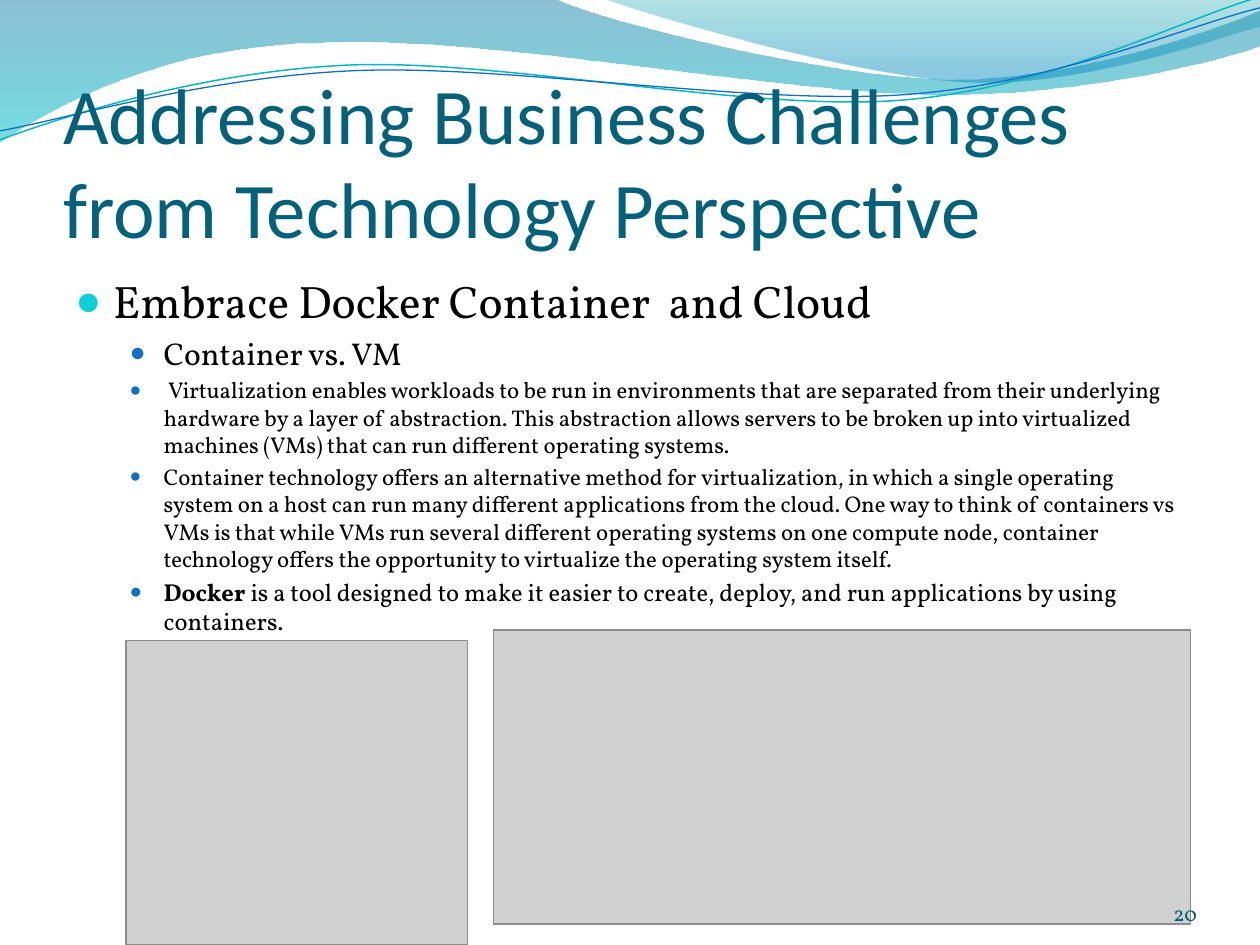
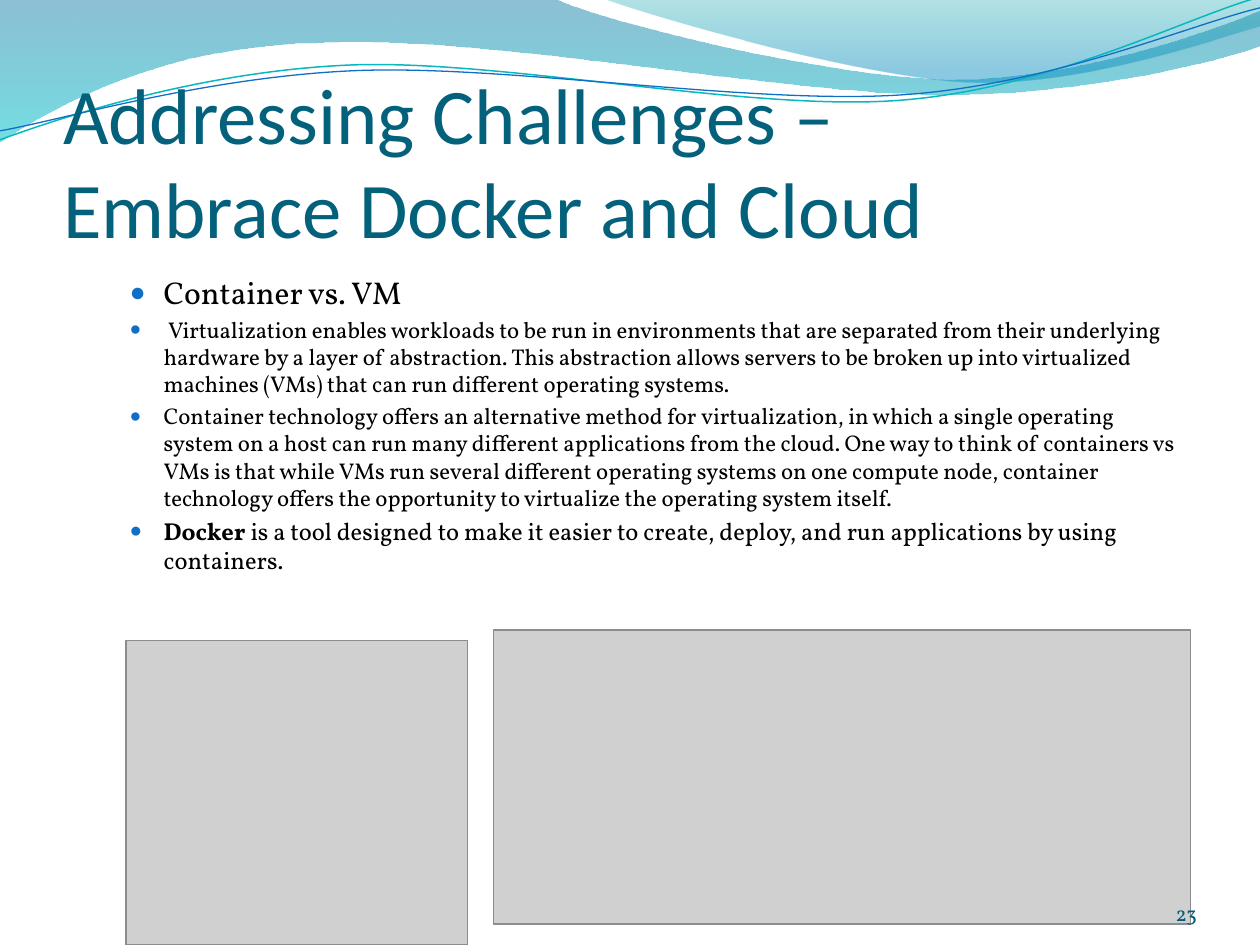
Before and after one commit to ignis01/aws101, a slide deck: slide 23 of cloud101.pptm (slide 20 before the commit). Drawn at 1260x945 pixels with LibreOffice and Linux fonts; fonts in the diff are those of the drawing; grey boxes stand for pictures; background and template pictures are left out. Boxes give left, top, right and bottom in pixels: in the first picture for what was removed or moved away, otherwise in the second. Text is boxed around its words. In the diff, an @@ line names an element or a change of style, - is before the commit and + after.

```diff
--- a/cloud101.pptm
+++ b/cloud101.pptm
@@ title at <box>63,78,923,239</box>: text changed @@
-Addressing Business Challenges from Technology Perspective
+Addressing Challenges –
+Embrace Docker and Cloud
@@ text at <box>113,285,872,319</box>: paragraph removed @@
-● Embrace Docker Container and Cloud
@@ page number at <box>1176,902,1197,932</box>: text changed @@
-20
+23
```
Also in this commit, not shown: 13 other slides changed, 9 slides added, 8 other files.
